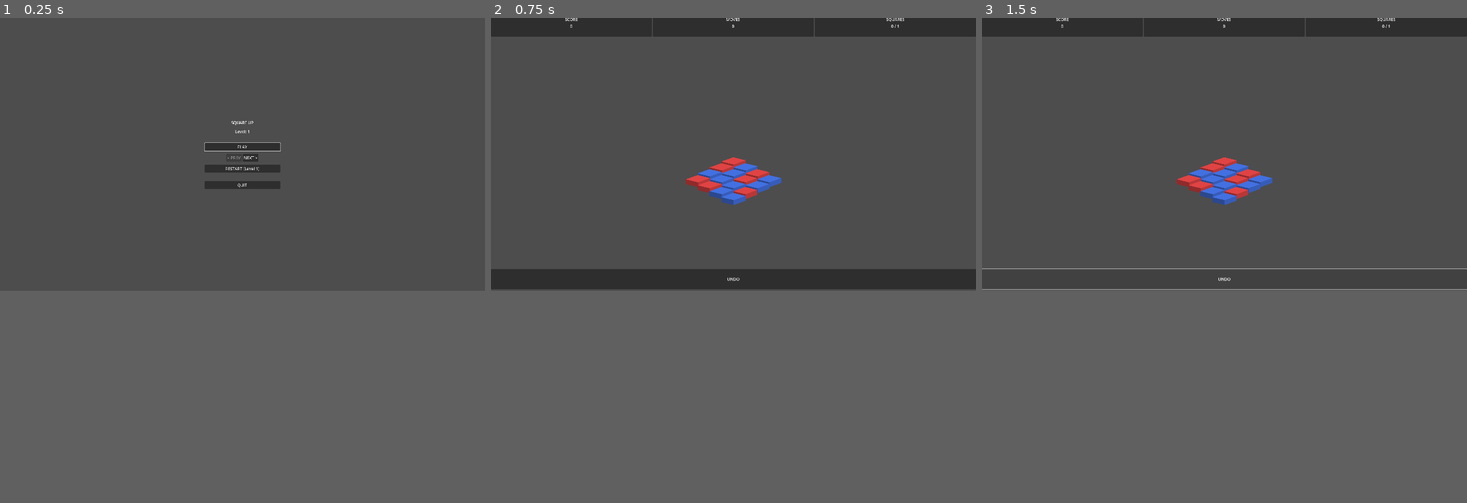
Above: before the commit, frames 1-3 (left to right).
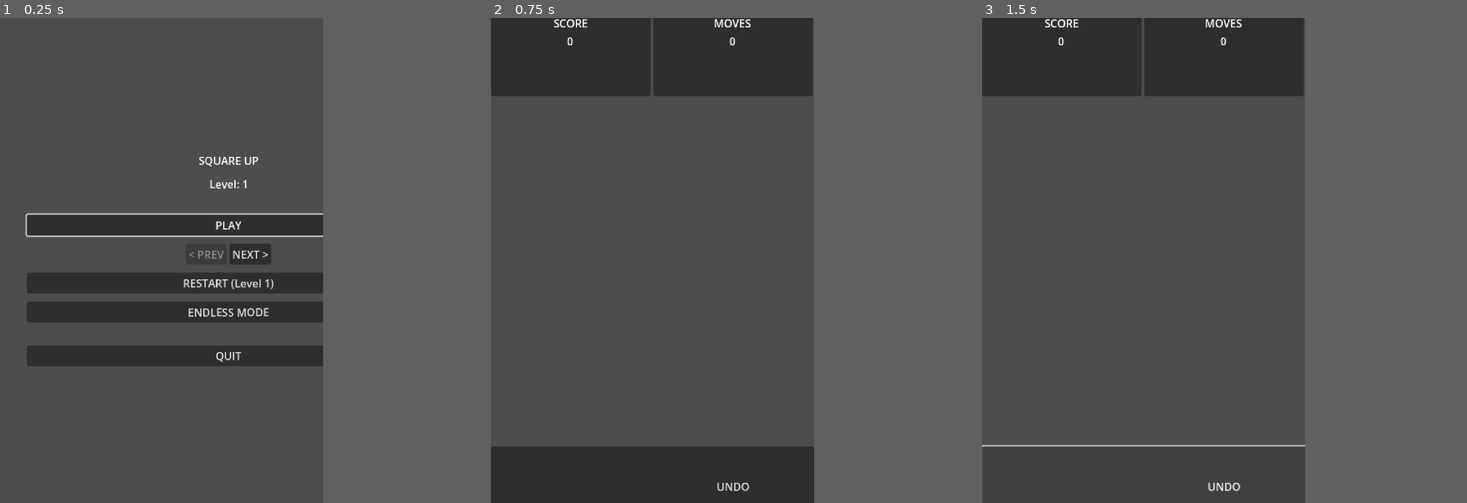
Above: after the commit, the same moments.

Repository: kodemusic/square_up
Game: Godot game, scene res://scenes/MainMenu.tscn
Same seed, same stepped clock (60 frames per second), same inputs: the game is played once before the commit and once after it.
Inputs:
- Up to frame 1 (0.25 s): no input
- Up to frame 2 (0.75 s): click "PLAY" at 0.5 s
- Up to frame 3 (1.5 s): click "UNDO" at 1.25 s
In our replay, the window is 800x450 before the commit and 533x800 after it. These sizes can differ from the game's own. Grey fills any space a smaller window leaves; there, only what the larger window draws over its background counts as a difference.

The runs differ from the first frame. In frame 1, 12% of the frame differs, in the area x 5-67%, y 21-72%; in frame 2, 22%, in the area x 0-100%, y 0-100%; in frame 3, 11%.

Commit message:
ui/board/font scaling and centering mobile 720 1080 default window size

Diff:
--- a/project.godot
+++ b/project.godot
@@ -21,7 +21,7 @@
 
 [display]
 
-window/size/viewport_width=1920
+window/size/viewport_width=720
 window/size/viewport_height=1080
 window/stretch/mode="viewport"
 window/stretch/aspect="expand"
@@ -34,3 +34,4 @@
 renderer/rendering_method="gl_compatibility"
 renderer/rendering_method.mobile="gl_compatibility"
 textures/vram_compression/import_etc2_astc=true
+textures/default_filters/use_nearest_mipmap_filter=true
--- a/scenes/Game.tscn
+++ b/scenes/Game.tscn
@@ -12,14 +12,16 @@
 script = ExtResource("1_cpr0p")
 
 [node name="Camera2D" type="Camera2D" parent="."]
-position = Vector2(960, 540)
-zoom = Vector2(1.47, 1.47)
+position = Vector2(360, 540)
+zoom = Vector2(1.33, 1.33)
 
 [node name="LayoutManager" type="Node" parent="."]
 script = ExtResource("4_layout")
 
 [node name="PortraitLayout" parent="LayoutManager" instance=ExtResource("5_portrait")]
 visible = false
+offset_right = -840.0
+offset_bottom = 840.0
 
 [node name="LandscapeLayout" parent="LayoutManager" instance=ExtResource("6_landscape")]
 
--- a/scenes/HUD.tscn
+++ b/scenes/HUD.tscn
@@ -16,8 +16,9 @@
 layout_mode = 1
 anchors_preset = 10
 anchor_right = 1.0
-offset_bottom = 80.0
+offset_bottom = 120.0
 grow_horizontal = 2
+scale = Vector2(1.5, 1.5)
 alignment = 1
 
 [node name="ScoreBox" type="PanelContainer" parent="TopBar"]
@@ -78,12 +79,13 @@
 anchor_top = 0.5
 anchor_right = 0.5
 anchor_bottom = 0.5
-offset_left = -200.0
-offset_top = -100.0
-offset_right = 200.0
-offset_bottom = 100.0
+offset_left = -300.0
+offset_top = -150.0
+offset_right = 300.0
+offset_bottom = 150.0
 grow_horizontal = 2
 grow_vertical = 2
+scale = Vector2(1.5, 1.5)
 mouse_filter = 2
 
 [node name="Panel" type="PanelContainer" parent="CenterBanner"]
@@ -126,9 +128,10 @@
 anchor_top = 1.0
 anchor_right = 1.0
 anchor_bottom = 1.0
-offset_top = -80.0
+offset_top = -120.0
 grow_horizontal = 2
 grow_vertical = 0
+scale = Vector2(1.5, 1.5)
 alignment = 1
 
 [node name="UndoButton" type="Button" parent="BottomBar"]
--- a/scenes/LandscapeLayout.tscn
+++ b/scenes/LandscapeLayout.tscn
@@ -16,10 +16,10 @@
 anchor_top = 0.5
 anchor_right = 0.5
 anchor_bottom = 0.5
-offset_left = -500.0
-offset_top = -300.0
-offset_right = 500.0
-offset_bottom = 300.0
+offset_left = -240.0
+offset_top = -180.0
+offset_right = 240.0
+offset_bottom = 180.0
 grow_horizontal = 2
 grow_vertical = 2
 mouse_filter = 2
--- a/scenes/MainMenu.tscn
+++ b/scenes/MainMenu.tscn
@@ -18,12 +18,13 @@
 anchor_top = 0.5
 anchor_right = 0.5
 anchor_bottom = 0.5
-offset_left = -150.0
-offset_top = -120.0
-offset_right = 150.0
-offset_bottom = 120.0
+offset_left = -300.0
+offset_top = -240.0
+offset_right = 300.0
+offset_bottom = 240.0
 grow_horizontal = 2
 grow_vertical = 2
+scale = Vector2(1.5, 1.5)
 theme_override_constants/separation = 12
 
 [node name="Title" type="Label" parent="VBoxContainer"]
@@ -60,6 +61,10 @@
 layout_mode = 2
 text = "RESTART (Level 1)"
 
+[node name="EndlessBtn" type="Button" parent="VBoxContainer"]
+layout_mode = 2
+text = "ENDLESS MODE"
+
 [node name="Spacer2" type="Control" parent="VBoxContainer"]
 custom_minimum_size = Vector2(0, 10)
 layout_mode = 2
--- a/scenes/PortraitLayout.tscn
+++ b/scenes/PortraitLayout.tscn
@@ -16,10 +16,10 @@
 anchor_top = 0.5
 anchor_right = 0.5
 anchor_bottom = 0.5
-offset_left = -300.0
-offset_top = -500.0
-offset_right = 300.0
-offset_bottom = 300.0
+offset_left = -180.0
+offset_top = -240.0
+offset_right = 180.0
+offset_bottom = 240.0
 grow_horizontal = 2
 grow_vertical = 2
 mouse_filter = 2
--- a/scenes/Tile.tscn
+++ b/scenes/Tile.tscn
@@ -1,8 +1,9 @@
-[gd_scene load_steps=4 format=3 uid="uid://rnodqd56bedi"]
+[gd_scene load_steps=5 format=3 uid="uid://rnodqd56bedi"]
 
 [ext_resource type="Script" uid="uid://nmqg5861vslg" path="res://scripts/tile.gd" id="1_vhibn"]
 [ext_resource type="Texture2D" uid="uid://bijgc5hevaebt" path="res://assets/cube_base.png" id="2_r3gf4"]
 [ext_resource type="Texture2D" uid="uid://cgg0crnpwk2su" path="res://assets/cube_base_stack.png" id="3_r3gf4"]
+[ext_resource type="PackedScene" uid="uid://bdvhlajeu3son" path="res://scenes/base_playfield.tscn" id="4_rvdvl"]
 
 [node name="Tile" type="Area2D"]
 script = ExtResource("1_vhibn")
@@ -10,22 +11,28 @@
 
 [node name="Anim" type="AnimationPlayer" parent="."]
 
+[node name="base_playfield" parent="." instance=ExtResource("4_rvdvl")]
+position = Vector2(1, 90)
+scale = Vector2(0.135, 0.275)
+
 [node name="HeightStack" type="Node2D" parent="."]
-position = Vector2(0.5, 8.5)
+position = Vector2(-0.29999924, -31.8)
 
 [node name="visual" type="Node2D" parent="."]
-position = Vector2(0, 24)
-scale = Vector2(0.135, 0.135)
+position = Vector2(-0.79999924, -16.3)
+scale = Vector2(0.135, 0.275)
 
 [node name="Highlight" type="Sprite2D" parent="visual"]
 
 [node name="LockIcon" type="Sprite2D" parent="visual"]
 
 [node name="Sprite2D" type="Sprite2D" parent="visual"]
+position = Vector2(5.9259205, 50.153805)
 texture = ExtResource("2_r3gf4")
 
 [node name="CollisionPolygon2D" type="CollisionPolygon2D" parent="."]
-position = Vector2(0, 35)
+visible = false
+position = Vector2(-0.79999924, -5.299999)
 polygon = PackedVector2Array(-1, -27, 32, -19, 1, -8, -32, -16)
 
 [node name="StackedRoot" type="Node2D" parent="."]
--- /dev/null
+++ b/scenes/base_playfield.tscn
@@ -0,0 +1,10 @@
+[gd_scene load_steps=2 format=3 uid="uid://bdvhlajeu3son"]
+
+[ext_resource type="Texture2D" uid="uid://cl6atignilmk0" path="res://assets/base_playfeild.png" id="1_8f42x"]
+
+[node name="base_playfield" type="Node2D"]
+visible = false
+
+[node name="Sprite2D" type="Sprite2D" parent="."]
+modulate = Color(0.33237436, 0.71342397, 0.71342397, 1)
+texture = ExtResource("1_8f42x")
--- a/scripts/board.gd
+++ b/scripts/board.gd
@@ -113,13 +113,14 @@
 	board[y][x]["height"] = z
 	board[y][x]["state"] = state
 
-## Convert grid coordinates to isometric screen position
-## Diamond isometric projection: rotate grid 45° and compress Y axis
-func grid_to_iso(row: float, col: float, z: float, tw: float, th: float, height_step: float) -> Vector2:
-	# X position: difference of col and row determines horizontal placement
-	var x := (col - row) * (tw * 0.5)
-	# Y position: sum of col and row determines depth, subtract height offset
-	var y := (col + row) * (th * 0.5) - (z * height_step)
+## Convert grid coordinates to screen position
+## Mobile-first: Square grid (64x64 tiles, not isometric)
+func grid_to_iso(row: float, col: float, z: float, tw: float, _th: float, height_step: float) -> Vector2:
+	# Square grid: simple x,y mapping
+	# tw parameter is now tile_size (64x64)
+	# _th parameter kept for API compatibility but unused in square grid
+	var x := col * tw
+	var y := row * tw - (z * height_step)
 	return Vector2(x, y)
 
 ## Attempt to swap two tiles, returns true if swap creates a match
--- a/scripts/game.gd
+++ b/scripts/game.gd
@@ -9,6 +9,7 @@
 ## References to scene nodes
 @onready var board := $BoardRoot as Node
 @onready var tile_container := $BoardRoot/TileContainer as Node2D
+@onready var overlay := $BoardRoot/Overlay as Node2D
 @onready var input_router := $InputRouter as Node
 @onready var hud := $UILayer/Hud as Control
 @onready var layout_manager := $LayoutManager as Node
@@ -34,6 +35,9 @@
 	return LevelData.create_level(level_id)
 
 func _ready() -> void:
+	# Ensure random seed is set (in case GameManager doesn't exist)
+	randomize()
+
 	# Load level from GameManager (if it exists as autoload)
 	var level_id: int = 1
 	if has_node("/root/GameManager"):
@@ -60,8 +64,8 @@
 	print("Starting grid:")
 	current_level.print_grid(current_level.starting_grid)
 
-	# Use correct isometric tile dimensions: 64x32 (visual scale 0.135)
-	board.load_level(tile_scene, tile_container, current_level, 64.0, 32.0, 8.0, input_router)
+	# Mobile-first: 64x64 square tiles (visual scale 0.135 x 0.275)
+	board.load_level(tile_scene, tile_container, current_level, 64.0, 64.0, 8.0, input_router)
 
 	# Pass level configuration to input router
 	input_router.set_current_level(current_level)
@@ -258,11 +262,13 @@
 
 ## Position the board container relative to the active layout's BoardAnchor
 ## This implements layout-relative positioning (Golden Rule principle #5)
+## MONUMENT VALLEY SOLUTION: Board scales to feel right, UI scales to fit
 func _position_board_in_layout() -> void:
 	# Wait one frame to ensure layout nodes are ready
 	await get_tree().process_frame
 
 	var board_anchor: Control = layout_manager.get_active_board_anchor()
+	var is_portrait: bool = layout_manager.is_portrait()
 
 	# Get BoardAnchor's global position and size
 	var anchor_global_pos: Vector2 = board_anchor.global_position
@@ -271,10 +277,42 @@
 	# Calculate center of BoardAnchor
 	var anchor_center: Vector2 = anchor_global_pos + (anchor_size / 2.0)
 
-	# Position tile_container at anchor center
-	tile_container.global_position = anchor_center
-
-	print("[Game] Board positioned at: %v (layout-relative)" % tile_container.global_position)
+	# Calculate the visual center of the isometric board
+	# The board tiles are positioned relative to (0,0) in tile_container
+	# To center the board, we need to offset by the negative of the board's center point
+	var board_center_row := (current_level.height - 1) / 2.0
+	var board_center_col := (current_level.width - 1) / 2.0
+
+	# Convert board center to screen coordinates
+	# Mobile-first: 64x64 square tiles (not isometric)
+	# Visual scale is (0.135, 0.275) applied to 474x233 sprite = 64x64 on screen
+	var tile_size := 64.0
+	var board_center_x := board_center_col * tile_size
+	var board_center_y := board_center_row * tile_size
+	var board_visual_center := Vector2(board_center_x, board_center_y)
+
+	# Position tile_container so that the board's visual center aligns with anchor center
+	# We subtract the board's visual center to shift it to the anchor center
+	tile_container.global_position = anchor_center - board_visual_center
+
+	# MONUMENT VALLEY SOLUTION: Scale board based on orientation
+	# Mobile-first approach (720x1080 portrait is base)
+	# Portrait: 1.0x (normal size - optimized for mobile)
+	# Landscape: 0.9x (slightly smaller to fit horizontal orientation)
+	var board_scale: float = 0.9 if not is_portrait else 1.0
+	tile_container.scale = Vector2(board_scale, board_scale)
+	overlay.scale = Vector2(board_scale, board_scale)
+
+	print("[Game] Board positioning debug:")
+	print("  Orientation: %s" % ("Portrait" if is_portrait else "Landscape"))
+	print("  Board size: %dx%d" % [current_level.width, current_level.height])
+	print("  Board scale: %.1fx" % board_scale)
+	print("  Board visual center offset: %v" % board_visual_center)
+	print("  Viewport size: %v" % get_viewport().get_visible_rect().size)
+	print("  BoardAnchor global_pos: %v" % anchor_global_pos)
+	print("  BoardAnchor size: %v" % anchor_size)
+	print("  Anchor center: %v" % anchor_center)
+	print("  Tile container positioned at: %v (centered)" % tile_container.global_position)
 
 ## Handle orientation changes (portrait <-> landscape)
 ## Re-positions board when layout switches at runtime
--- a/scripts/input_router.gd
+++ b/scripts/input_router.gd
@@ -438,7 +438,7 @@
 	const HEIGHT_STEP := 8.0
 
 	# Get available colors from level (default to 3 colors)
-	var colors := [0, 1, 2]  # Red, Blue, Green
+	var colors: Array[int] = [0, 1, 2]  # Red, Blue, Green
 
 	# Spawn new tiles in board data
 	var spawned: Array[Vector2i] = board.refill_empty_spaces(colors)
--- a/scripts/layout_manager.gd
+++ b/scripts/layout_manager.gd
@@ -45,8 +45,16 @@
 
 ## Detect orientation based on viewport aspect ratio and apply layout
 func _detect_and_apply_orientation() -> void:
+	# Use window size for orientation detection (not viewport size)
 	var viewport_size: Vector2 = get_viewport().get_visible_rect().size
-	var aspect_ratio: float = viewport_size.x / viewport_size.y
+	var window_size: Vector2 = DisplayServer.window_get_size()
+	var aspect_ratio: float = window_size.x / window_size.y
+
+	# Debug output
+	print("[LayoutManager] Orientation detection:")
+	print("  Viewport size: %v" % viewport_size)
+	print("  Window size: %v" % window_size)
+	print("  Aspect ratio: %.2f" % aspect_ratio)
 
 	# Portrait if height > width (aspect ratio < 1.0)
 	var portrait_mode: bool = aspect_ratio < 1.0
--- a/scripts/level_data.gd
+++ b/scripts/level_data.gd
@@ -233,8 +233,8 @@
 	level.target_score = 0  # No target
 	level.squares_goal = 999999  # Infinite
 
-	# Generate validated grid
-	level.starting_grid = _generate_validated_grid(4, 4, 3, 10, 1)
+	# Generate validated grid (must match width x height)
+	level.starting_grid = _generate_validated_grid(5, 5, 3, 10, 1)
 
 	# Full cascade mode
 	level.lock_on_match = true
@@ -408,9 +408,18 @@
 		print("[Level 2] Generated using HYBRID method (template + noise)")
 		return generated
 
-	# Method 2: Fallback to pure procedural generation
-	print("[Level 2] Hybrid failed, using PROCEDURAL generation")
-	return _generate_validated_grid(5, 5, 3, 10, 2)
+	# Method 2: Fallback to using template directly (apply reverse moves)
+	print("[Level 2] Hybrid failed, using TEMPLATE REVERSAL method")
+	var goal_grid: Array = template["goal"]
+	var grid_from_template := _copy_grid(goal_grid)
+
+	# Apply moves in reverse order to get starting grid
+	var moves: Array = template["moves"]
+	for i in range(moves.size() - 1, -1, -1):
+		var move: Dictionary = moves[i]
+		_swap_cells(grid_from_template, move["from"], move["to"])
+
+	return grid_from_template
 
 
 # ========================================================================
--- a/scripts/main.gd
+++ b/scripts/main.gd
@@ -20,6 +20,10 @@
 }
 
 func _ready() -> void:
+	# Initialize random number generator with unique seed
+	randomize()
+	print("Random seed initialized: %d" % randi())
+
 	# Detect platform and adjust stretch scale
 	_configure_stretch_scale()
 
--- a/scripts/main_menu.gd
+++ b/scripts/main_menu.gd
@@ -12,6 +12,7 @@
 @onready var prev_button := $VBoxContainer/LevelNav/PrevBtn as Button
 @onready var next_button := $VBoxContainer/LevelNav/NextBtn as Button
 @onready var restart_button := $VBoxContainer/RestartBtn as Button
+@onready var endless_button := $VBoxContainer/EndlessBtn as Button
 @onready var quit_button := $VBoxContainer/QuitBtn as Button
 
 ## Current selected level
@@ -28,6 +29,7 @@
 	prev_button.pressed.connect(_on_prev_pressed)
 	next_button.pressed.connect(_on_next_pressed)
 	restart_button.pressed.connect(_on_restart_pressed)
+	endless_button.pressed.connect(_on_endless_pressed)
 	quit_button.pressed.connect(_on_quit_pressed)
 
 	# Focus play button for keyboard navigation
@@ -61,6 +63,15 @@
 	selected_level = 1
 	_update_ui()
 
+func _on_endless_pressed() -> void:
+	# Load endless mode (level 999)
+	if has_node("/root/GameManager"):
+		var gm = get_node("/root/GameManager")
+		gm.load_endless_mode()
+	else:
+		# Fallback: set test level to endless and load game
+		get_tree().change_scene_to_file("res://scenes/Game.tscn")
+
 func _on_quit_pressed() -> void:
 	get_tree().quit()
 
Not shown, changed: .claude/settings.local.json
Binary file added: assets/base_playfeild.png
Not shown, added: assets/base_playfeild.png.import
Binary file added: assets/rect5.png
Not shown, added: assets/rect5.png.import
Not shown, changed: export_presets.cfg
Not shown, added: docs/MOBILE_FIRST_REDESIGN.md
Not shown, added: docs/WINDOW_SIZE_AND_GOLDEN_RULE_CHANGES.md
Not shown, added: squp3.apk
Not shown, added: squp3.apk.idsig
